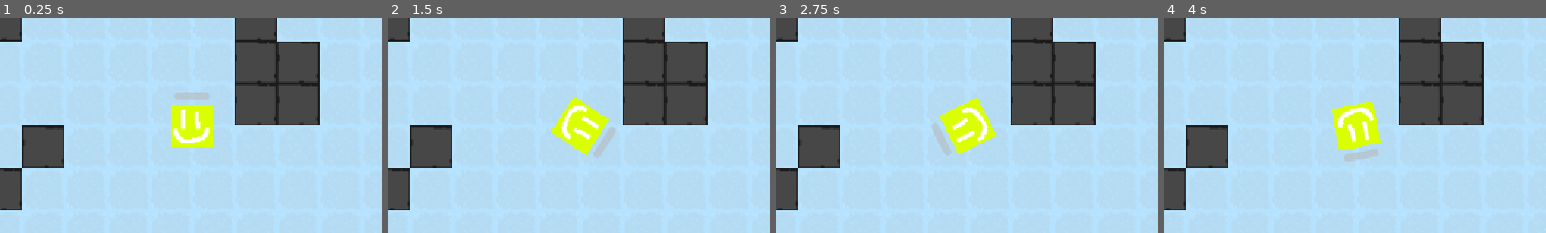
Above: before the commit, frames 1-4 (left to right).
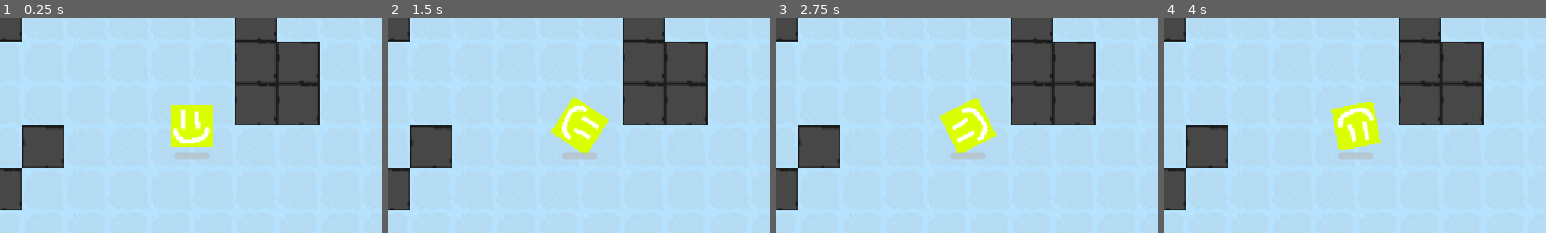
Above: after the commit, the same moments.

Repository: vincentchen18/Pelagico
Game: Godot game, scene res://ocean.tscn
Two runs of this game, one before a commit and one after it. Both use one fixed random seed, a clock stepped at 60 frames per second and the inputs below.
Inputs (mouse positions are % of the whole screen's width and height, from its top left):
- Up to frame 1 (0.25 s): no input
- Up to frame 2 (1.5 s): tap Enter at 0.5 s; move the mouse to (72, 45) at 0.52 s; hold Right (right) 0.53-1.25 s; hold Shift 0.53-1.25 s; click (72, 45) at 0.67 s; drag from (30, 55) to (45, 70) at 1.27 s
- Up to frame 3 (2.75 s): tap Space at 2 s; move the mouse to (60, 28) at 2.02 s; hold Right (right) from 2.03 s (still down); hold Shift from 2.03 s (still down)
- Up to frame 4 (4 s): release Right (right) at 2.75 s; release Shift at 2.75 s; drag from (45, 70) to (20, 35) at 2.77 s; tap Enter at 3.5 s; move the mouse to (80, 65) at 3.52 s; hold Left (left) from 3.53 s (still down); hold Shift from 3.53 s (still down)
The pictures show only the part of the screen within x 25-75%, y 25-75%; the shares and areas given below are measured in that part.

The runs differ from the first frame. In frame 1, 0.5% of the frame differs, in the area x 45-55%, y 34-66%; in frame 2, 0.5%; in frame 3, 0.5%; in frame 4, 0.1%.

Commit message:
fixed rotation and alignment of bar

Diff:
--- a/ocean.tscn
+++ b/ocean.tscn
@@ -4,6 +4,7 @@
 [ext_resource type="Script" uid="uid://cf2cchhw3svwq" path="res://Scripts/tile_map_layer.gd" id="2_bwgqs"]
 [ext_resource type="Script" uid="uid://desdkck6u5g7u" path="res://Scripts/player.gd" id="3_bwgqs"]
 [ext_resource type="Texture2D" uid="uid://bsc8nxlprgutb" path="res://Assets/tempsprite.png" id="3_ihpsq"]
+[ext_resource type="Script" uid="uid://curosp1x82ykl" path="res://progress_bar.gd" id="5_ihpsq"]
 
 [sub_resource type="TileSetAtlasSource" id="TileSetAtlasSource_0e48y"]
 texture = ExtResource("1_nb2vx")
@@ -52,3 +53,4 @@
 offset_right = 13.0
 offset_bottom = -20.0
 show_percentage = false
+script = ExtResource("5_ihpsq")
--- /dev/null
+++ b/progress_bar.gd
@@ -0,0 +1,11 @@
+extends ProgressBar
+
+
+# Called when the node enters the scene tree for the first time.
+func _ready() -> void:
+	top_level = true
+
+
+# Called every frame. 'delta' is the elapsed time since the previous frame.
+func _process(delta: float) -> void:
+	global_position = get_parent().global_position + Vector2(-13, 20)
Not shown, added: progress_bar.gd.uid
